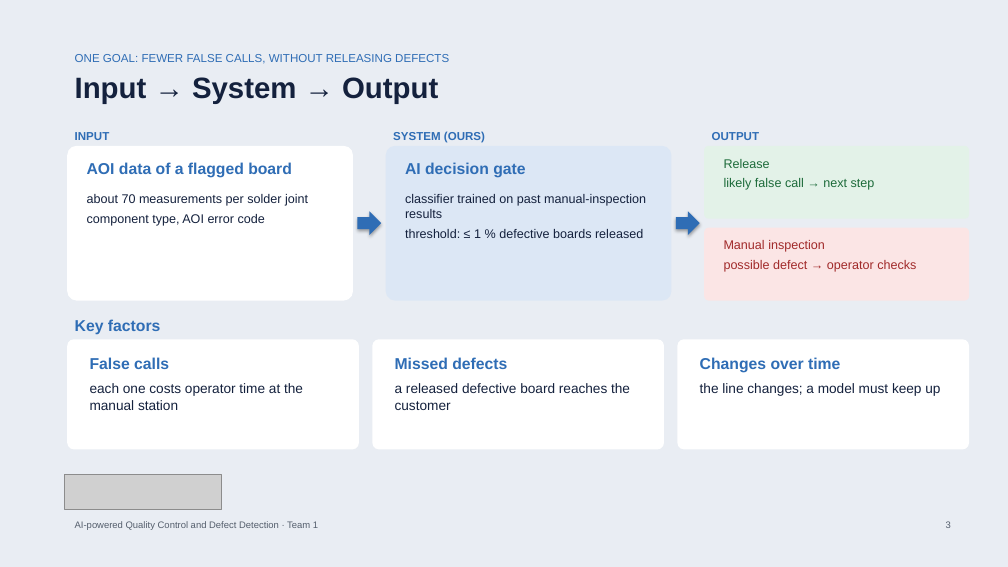
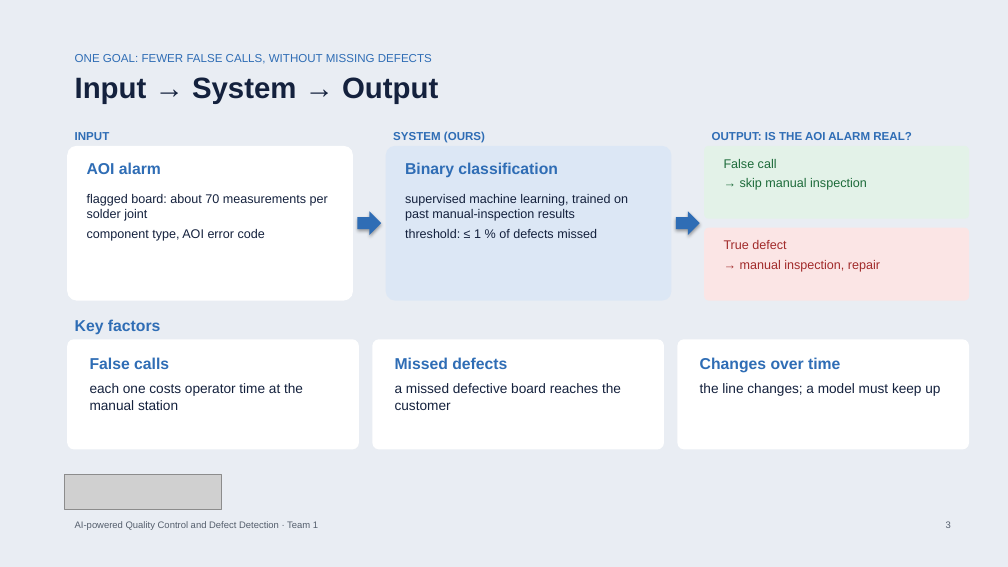
Before and after one commit to bodhi584/aoi-decision-gate, a slide deck: slide 3 of docs/slides_revised_topic.pptx. Drawn at 1008x567 pixels with LibreOffice and Linux fonts; fonts in the diff are those of the drawing; grey boxes stand for pictures. Boxes give left, top, right and bottom in pixels: in the first picture for what was removed or moved away, otherwise in the second. Text is boxed around its words. In the diff, an @@ line names an element or a change of style, - is before the commit and + after.

Commit message:
Standard terms: binary classification of AOI alarms (true defect or false call)

```diff
--- a/docs/slides_revised_topic.pptx
+++ b/docs/slides_revised_topic.pptx
@@ text at (75,54,432,64): text changed @@
-ONE GOAL: FEWER FALSE CALLS, WITHOUT RELEASING DEFECTS
+ONE GOAL: FEWER FALSE CALLS, WITHOUT MISSING DEFECTS
@@ text at (712,132,912,140): text changed @@
-OUTPUT
+OUTPUT: IS THE AOI ALARM REAL?
@@ text at (87,162,161,174): text changed @@
-AOI data of a flagged board
+AOI alarm
@@ text at (405,162,558,178): text changed @@
-AI decision gate
+Binary classification
@@ text at (724,159,867,190): text changed @@
-Release
-likely false call → next step
+False call
+→ skip manual inspection
@@ text at (87,194,328,221): text changed @@
-about 70 measurements per solder joint
+flagged board: about 70 measurements per solder joint
@@ text at (405,194,628,238): text changed @@
-classifier trained on past manual-inspection results
-threshold: ≤ 1 % defective boards released
+supervised machine learning, trained on past manual-inspection results
+threshold: ≤ 1 % of defects missed
@@ text at (724,240,880,272): text changed @@
-Manual inspection
-possible defect → operator checks
+True defect
+→ manual inspection, repair
@@ text at (395,383,621,410): text changed @@
-a released defective board reaches the customer
+a missed defective board reaches the customer
```
Also in this commit, not shown: 10 other slides changed, 19 other files.
